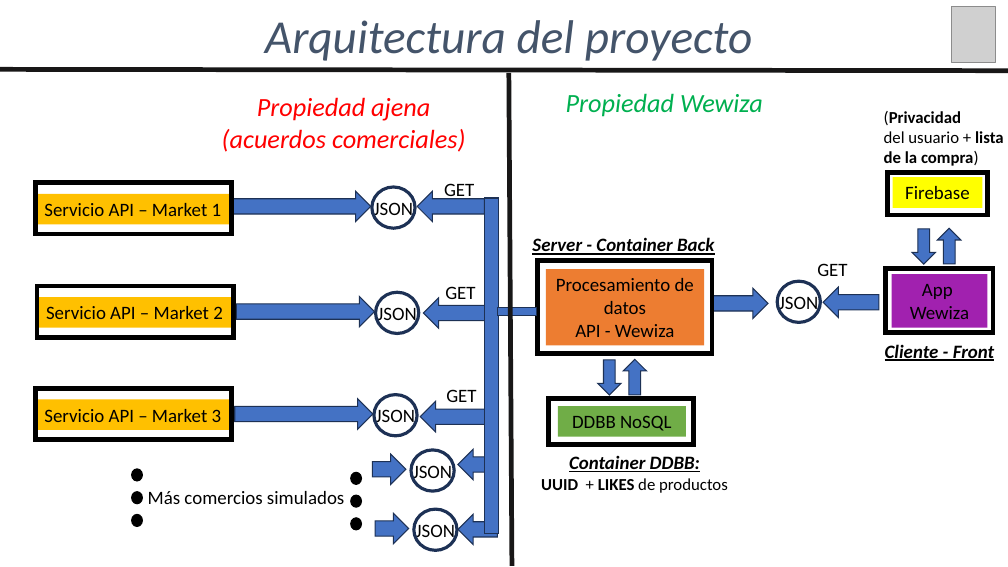
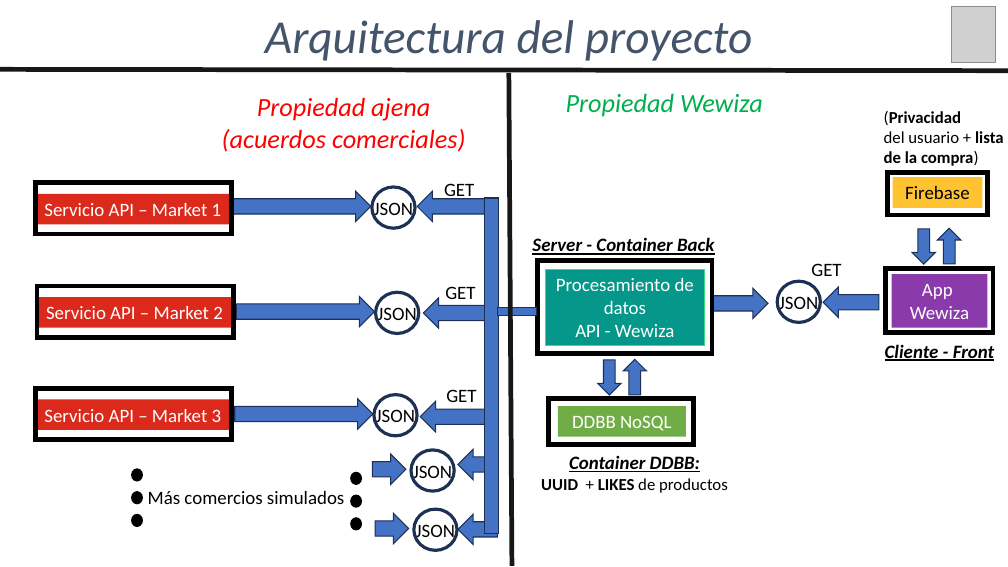
Before and after one commit to agchivite/Wewiza, a slide deck: slide 8 of 02_Documentacion/Presentacion_Wewiza.pptx. Drawn at 1008x567 pixels with LibreOffice and Linux fonts; fonts in the diff are those of the drawing; grey boxes stand for pictures. Boxes give left, top, right and bottom in pixels: in the first picture for what was removed or moved away, otherwise in the second. Text is boxed around its words. In the diff, an @@ line names an element or a change of style, - is before the commit and + after.

```diff
--- a/02_Documentacion/Presentacion_Wewiza.pptx
+++ b/02_Documentacion/Presentacion_Wewiza.pptx
@@ rectangle "Firebase" at bbox=[893, 178, 983, 208]: fill #FFFF00 to #FFC331 @@
@@ rectangle "Procesamiento de datos" at bbox=[546, 269, 704, 346]: text colour #000000 to #FFFFFF; fill #ED7D31 to #05988A; outline none to #3DDC84 0.75 pt @@
@@ text "GET": place and size @@
-text "GET" at bbox=[817, 263, 847, 276]
+text "GET" at bbox=[811, 263, 841, 276]
@@ rectangle "App" at bbox=[892, 274, 988, 328]: text colour #000000 to #FFFFFF; fill #A121AF to #8B3AAC @@
@@ text colour #000000 to #FFFFFF; fill #FFC000 to #DB291B in 3 elements at bbox=[39, 297, 234, 327], bbox=[37, 194, 233, 224], bbox=[37, 399, 233, 430] @@
@@ rectangle "DDBB NoSQL" at bbox=[558, 406, 686, 436]: text colour #000000 to #FFFFFF @@
```
Also in this commit, not shown: 8 other slides changed, 3 other files.
